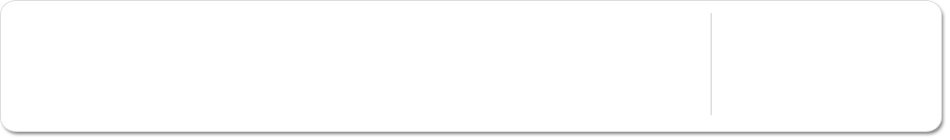
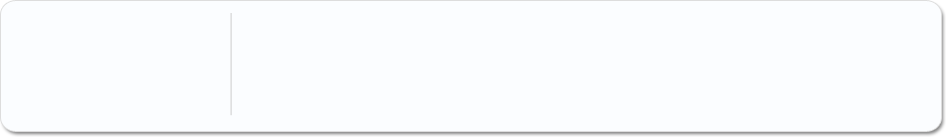
Comparing the layer stacks of the two 950px x 140px images. Changes:
painted on "Tvar 2" over left=230, top=13, right=712, bottom=116
painted on "Tvar 3" over left=1, top=1, right=941, bottom=131
renamed "Tvar 1" to "Tvar 4", showed it, painted on it over left=1, top=1, right=941, bottom=131
